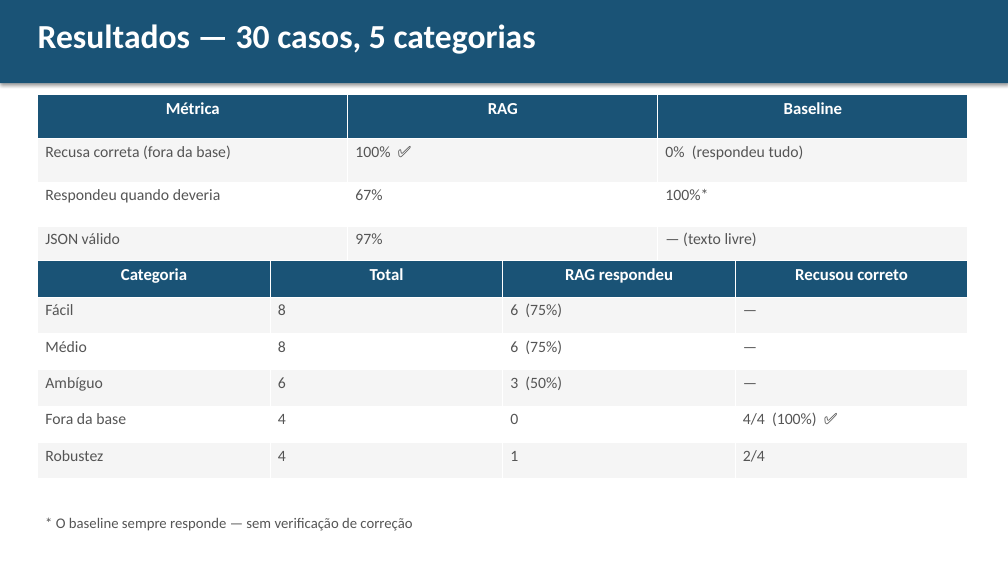
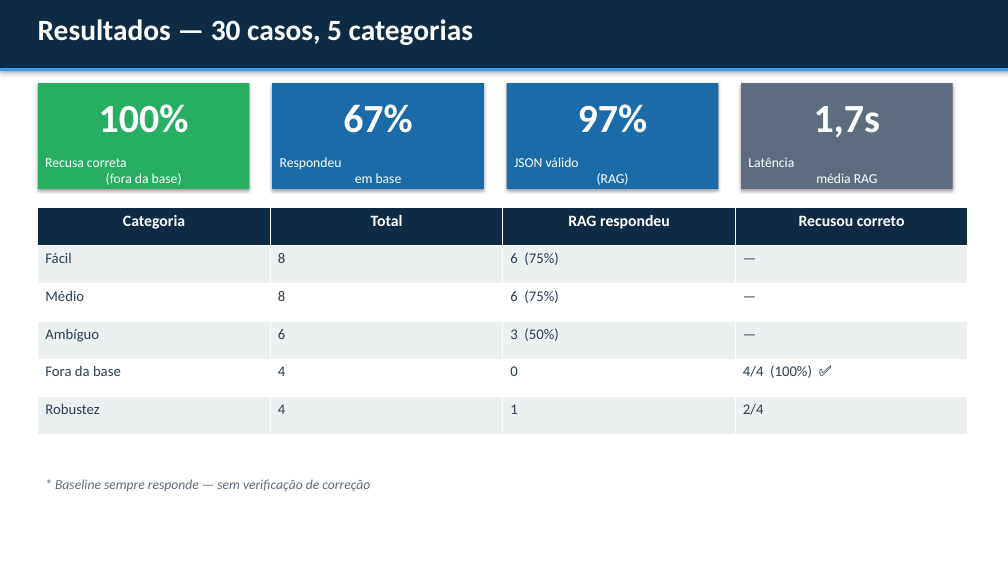
Before and after one commit to kioba0/lgpd-rag-assistant, a slide deck: slide 10 of relatorio/slides_lgpd_rag.pptx. Drawn at 1008x567 pixels with LibreOffice and Linux fonts; fonts in the diff are those of the drawing. Boxes give left, top, right and bottom in pixels: in the first picture for what was removed or moved away, otherwise in the second. Text is boxed around its words. In the diff, an @@ line names an element or a change of style, - is before the commit and + after.

```diff
--- a/relatorio/slides_lgpd_rag.pptx
+++ b/relatorio/slides_lgpd_rag.pptx
@@ rectangle: place and size @@
-rectangle at bbox=[0, 0, 1008, 83]
+rectangle at bbox=[0, 0, 1008, 68]
@@ rectangle at bbox=[0, 0, 1008, 68]: fill #1A5376 to #0D2B45 @@
@@ text "Resultados — 30 casos, 5 ..." at bbox=[38, 19, 473, 45]: size 32 to 28 pt @@
@@ rectangle added at bbox=[0, 68, 1008, 71], fill #3D9BE8 @@
@@ rectangle added at bbox=[38, 83, 250, 189], fill #27AE60 @@
@@ rectangle added at bbox=[272, 83, 484, 189], fill #1A6BA8 @@
@@ rectangle added at bbox=[507, 83, 718, 189], fill #1A6BA8 @@
@@ rectangle added at bbox=[741, 83, 953, 189], fill #5D6D7E @@
@@ table removed at bbox=[38, 95, 968, 465], 5 rows, 3 columns @@
-Métrica | RAG | Baseline
-Recusa correta (fora da base) | 100% ✅ | 0% (respondeu tudo)
-Respondeu quando deveria | 67% | 100%*
-JSON válido | 97% | — (texto livre)
-Latência média | 1.727 ms | 3.731 ms
@@ text added at bbox=[99, 104, 189, 133], 38 pt, text #FFFFFF, bold @@
+100%
@@ text added at bbox=[343, 104, 413, 133], 38 pt, text #FFFFFF, bold @@
+67%
@@ text added at bbox=[578, 104, 648, 133], 38 pt, text #FFFFFF, bold @@
+97%
@@ text added at bbox=[814, 106, 881, 137], 38 pt, text #FFFFFF, bold @@
+1,7s
@@ text added at bbox=[45, 158, 182, 185], 13 pt, text #FFFFFF @@
+Recusa correta
+(fora da base)
@@ text added at bbox=[280, 157, 402, 183], 13 pt, text #FFFFFF @@
+Respondeu
+em base
@@ text added at bbox=[514, 157, 629, 185], 13 pt, text #FFFFFF @@
+JSON válido
+(RAG)
@@ text added at bbox=[748, 158, 878, 183], 13 pt, text #FFFFFF @@
+Latência
+média RAG
@@ table at bbox=[38, 208, 969, 435] @@
@@ fill #1A5376 to #0D2B45 in row 1 @@
@@ fill #F5F5F5 to #ECF0F1 in 12 cells @@
@@ size 16 to 15 pt in "Categoria", "Total", "RAG respondeu", "Recusou correto" @@
@@ size 15 to 14 pt, text colour #555555 to #2C3E50 in "Fácil", "8", "6 (75%)", "—" and 16 more places @@
@@ table: place and size @@
-table at bbox=[38, 261, 969, 479]
+table at bbox=[38, 208, 969, 435]
@@ text at bbox=[55, 479, 370, 491]: text changed; size 14 to 13 pt; text colour #555555 to #5D6D7E; italic on @@
-* O baseline sempre responde — sem verificação de correção
+* Baseline sempre responde — sem verificação de correção
```
Also in this commit, not shown: 10 other slides changed, 6 slides added, 5 slides removed, 1 other file.
